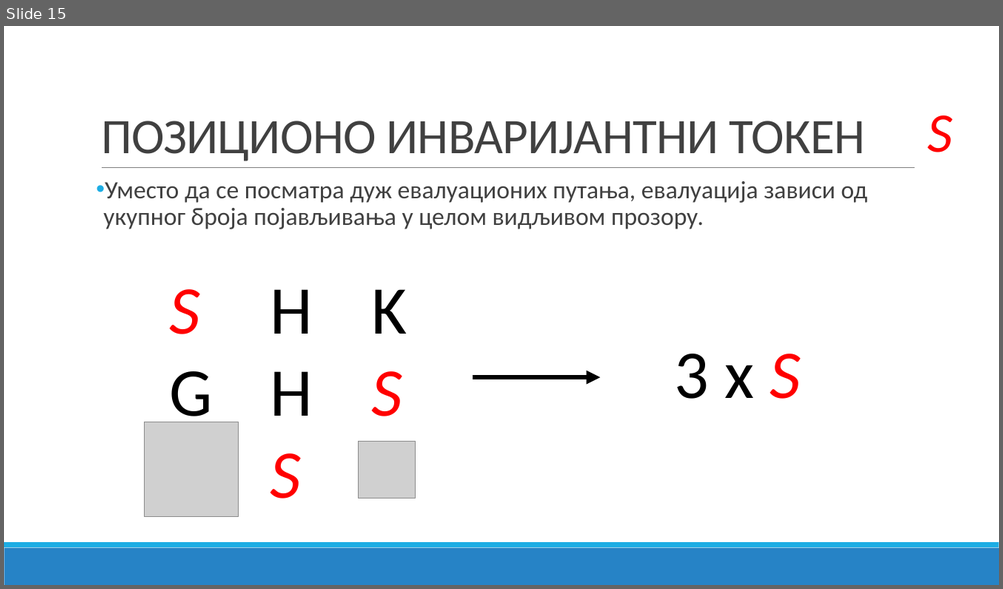
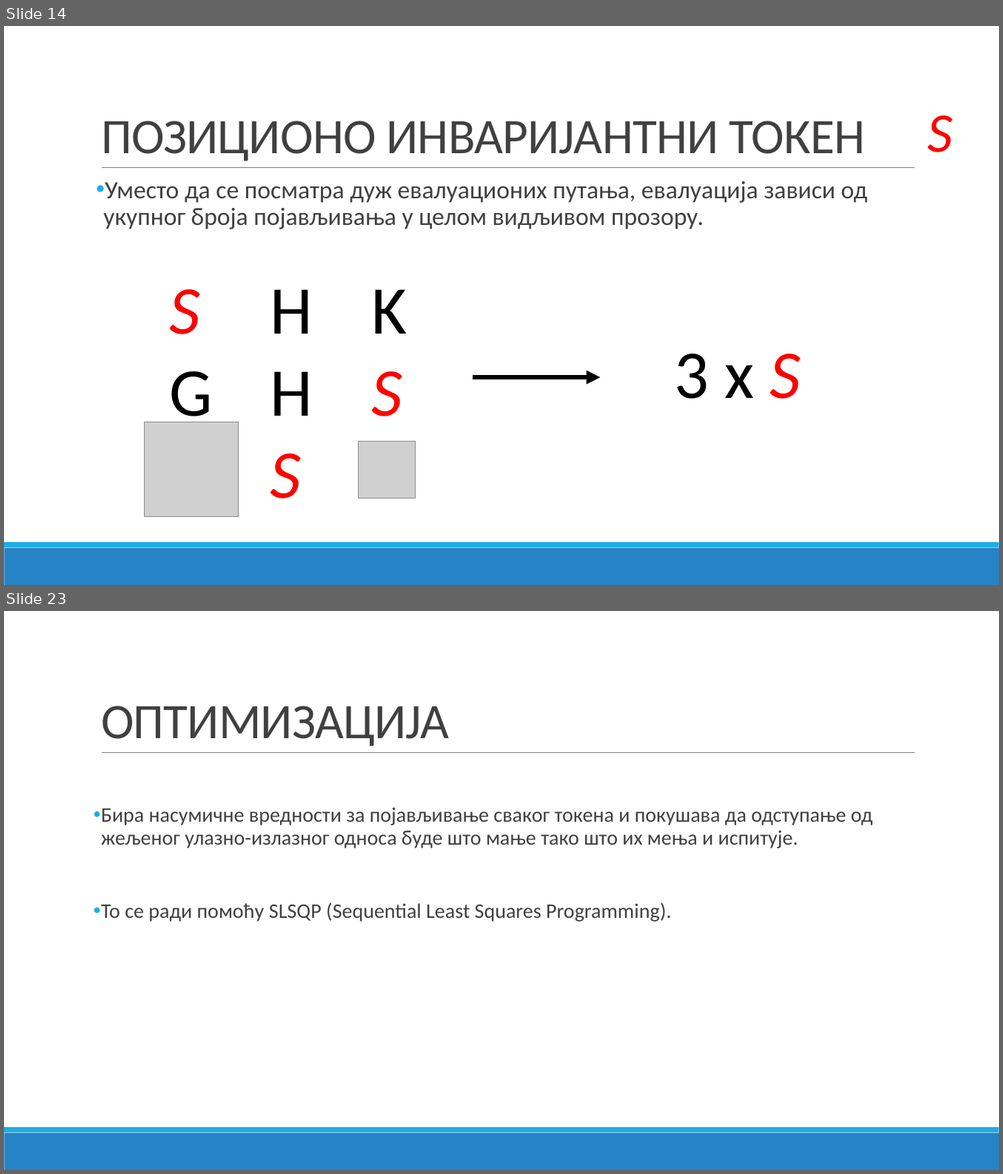
Before and after one commit to bxgda/diplomski-rad, a slide deck: PREZENTACIJA_JB.pptx. Shown one above the other, each under a label of ours: slide 15 before the commit, slides 14 and 23 after it; the slides between them are not shown. The pictures are 1003x589 and 1003x1174 pixels, drawn with LibreOffice and Linux fonts; fonts in the diff are those of the drawing; grey boxes stand for pictures. Boxes give left, top, right and bottom in pixels: in the first picture for what was removed or moved away, otherwise in the second. Text is boxed around its words. In the diff, an @@ line names an element or a change of style, - is before the commit and + after.

```diff
--- a/PREZENTACIJA_JB.pptx
+++ b/PREZENTACIJA_JB.pptx
@@ slide 23 added at [4,611,999,1170], background #FFFFFF; not listed: 3 template elements that a slide beside it also shows @@
@@ title added at [101,706,449,746], 48 pt, text #404040 @@
+ОПТИМИЗАЦИЈА
@@ text added at [101,807,873,922], 20 pt, text #404040 @@
+• Бира насумичне вредности за појављивање сваког токена и покушава да одступање од жељеног улазно-излазног односа буде што мање тако што их мења и испитује.
+• То се ради помоћу SLSQP (Sequential Least Squares Programming).
@@ what was slide 15 is now slide 14 @@
```
Also in this commit, not shown: 2 slides changed, 17 other slides added, 1 slide removed.
